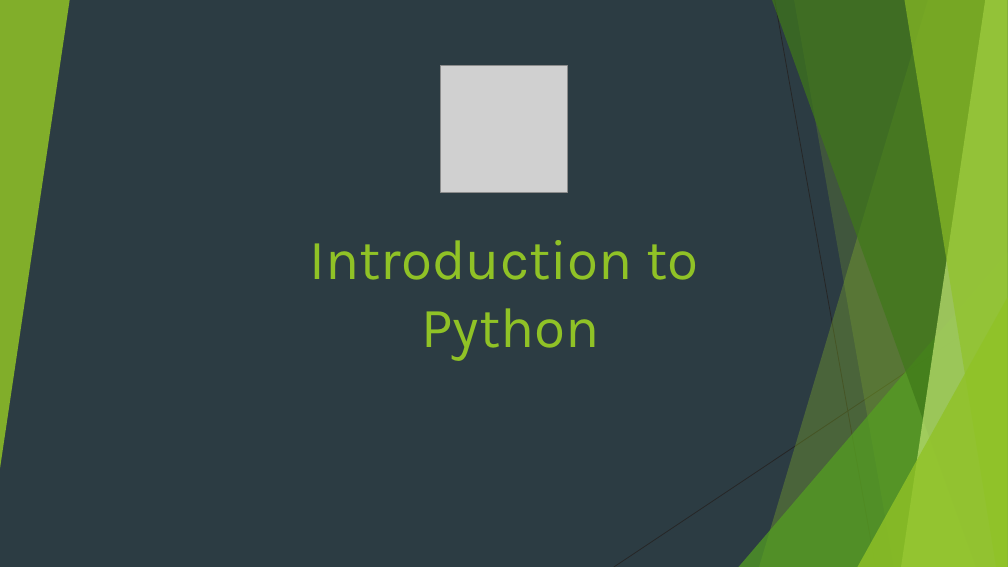
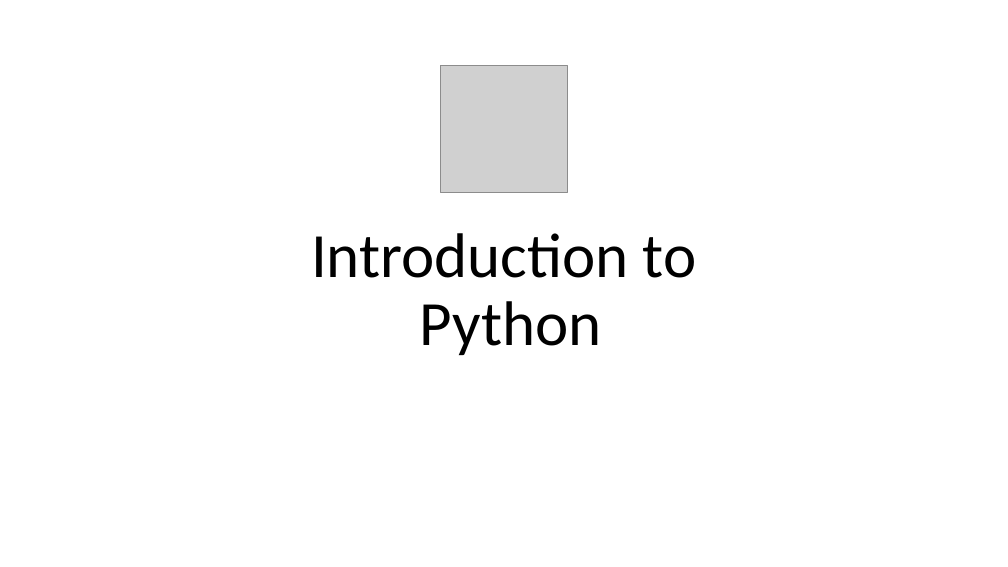
Before and after one commit to sumanpaudel1997/Python-For-Data-Science, a slide deck: slide 1 of ch_00_setup/1. Introduction to Python Programming.pptx. Drawn at 1008x567 pixels with LibreOffice and Linux fonts; fonts in the diff are those of the drawing; grey boxes stand for pictures. Boxes give left, top, right and bottom in pixels: in the first picture for what was removed or moved away, otherwise in the second. Text is boxed around its words. In the diff, an @@ line names an element or a change of style, - is before the commit and + after.

```diff
--- a/ch_00_setup/1. Introduction to Python Programming.pptx
+++ b/ch_00_setup/1. Introduction to Python Programming.pptx
@@ background #2C3C43 to #FFFFFF @@
@@ group removed at (0,0,1008,567): 5 freeform shapes, 3 triangles, 2 lines @@
@@ title "Introduction to Python" at (311,233,697,355): size 54 to 60 pt, font Karla to Calibri, text colour #90C226 to #000000; line spacing 1 to 0.9 @@
```
Also in this commit, not shown: 3 other slides changed, 2 slides added, 3 slides removed, 17 other files.
